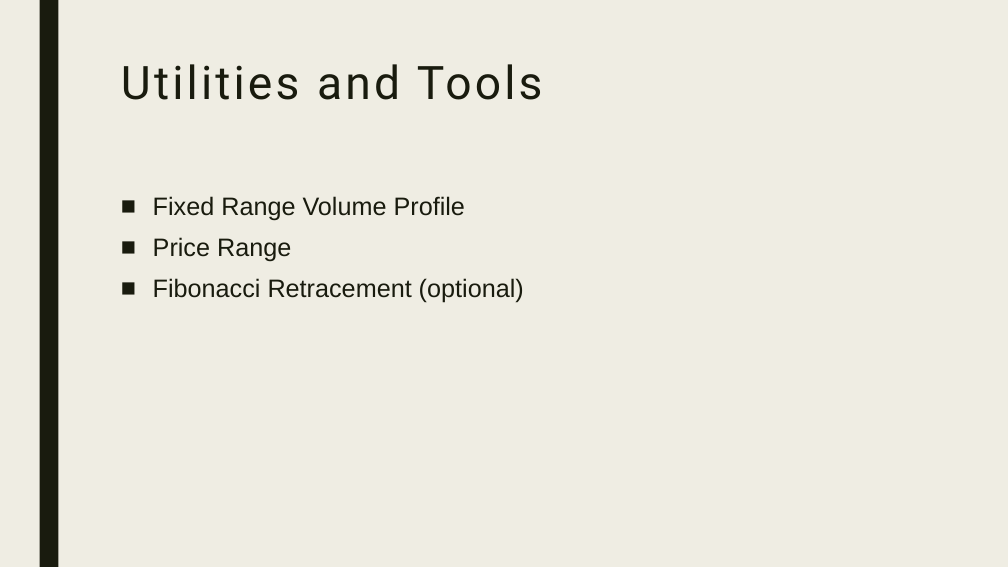
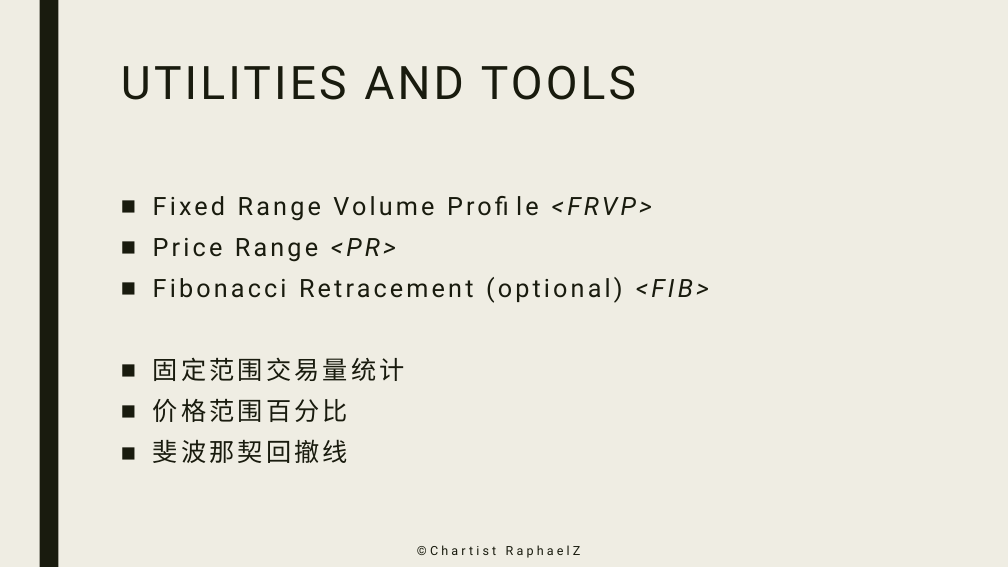
Before and after one commit to zhuzp98/ChartistRaphaelZ, a slide deck: slide 4 of Slides/Key Levels - Plan and Execution.pptx (slide 3 before the commit). Drawn at 1008x567 pixels with LibreOffice and Linux fonts; fonts in the diff are those of the drawing. Boxes give left, top, right and bottom in pixels: in the first picture for what was removed or moved away, otherwise in the second. Text is boxed around its words. In the diff, an @@ line names an element or a change of style, - is before the commit and + after.

Commit message:
update ppt

```diff
--- a/Slides/Key Levels - Plan and Execution.pptx
+++ b/Slides/Key Levels - Plan and Execution.pptx
@@ title at (121,65,636,100): text changed @@
-Utilities and Tools
+UTILITIES AND TOOLS
@@ text at (153,238,709,463): text changed; font Arial to Roboto @@
-■ Fixed Range Volume Profile
-■ Price Range
-■ Fibonacci Retracement (optional)
+■ Fixed Range Volume Profile <FRVP>
+■ Price Range <PR>
+■ Fibonacci Retracement (optional) <FIB>
+■ 固定范围交易量统计
+■ 价格范围百分比
+■ 斐波那契回撤线
@@ text added at (239,534,758,567), 12 pt, text #191B0E @@
+©️Chartist RaphaelZ
```
Also in this commit, not shown: 2 other slides changed, 9 slides added, 4 other files.
